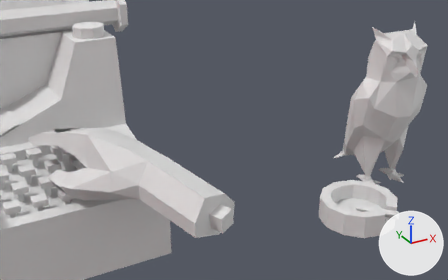
Two versions of the Blender file Blender/bedroom.blend, one commit apart.
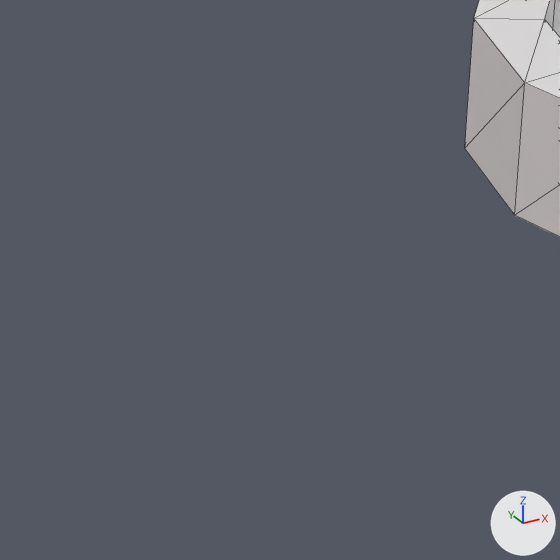
Each version appears first from a 50 mm camera at (58.7, -6.78, 7.53) aimed at (62.56, 0.23, 4.02), and next in a close-up on the part from 55% to 74% of the width and 69% to 100% of the height. The lights are fixed; the arrows at lower right show +X, +Y and +Z. The close-ups show mesh edges as thin lines.

Objects in the first close-up: 'ashTray'.
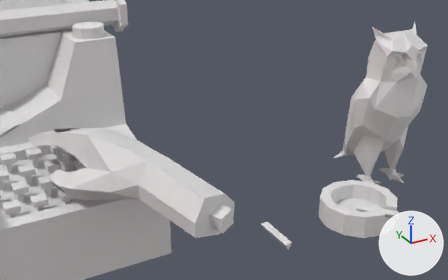
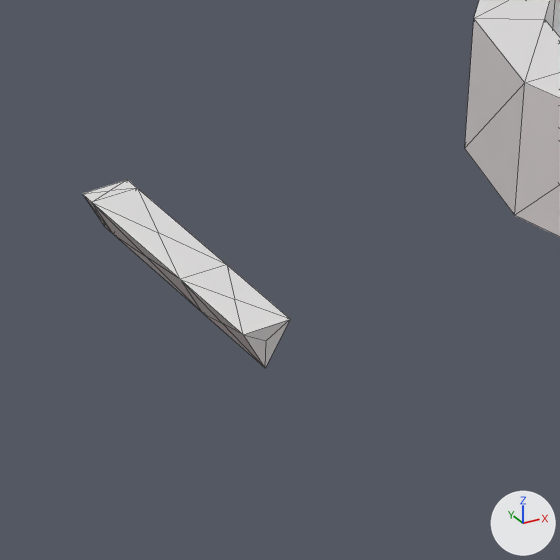
What differs and where, as boxes [x1, y1, x2, y2] in the close-ups (560 x 560 px):
'ciggarette', added: after [82, 180, 290, 368]

The change, as a list of edits to the scene's bpy script:
```text
Add me_cylinder_002:
    me_cylinder_002.from_pydata(...)  # 23 vertices, 42 faces; spans x -0.06..0.059, y -0.132..0.498, z -0.068..0.034
Add ob_ciggarette:
    ob_ciggarette = bpy.data.objects.new('ciggarette', me_cylinder_002)
    ob_ciggarette.location = (62.941, -0.774, 2.805)
```
